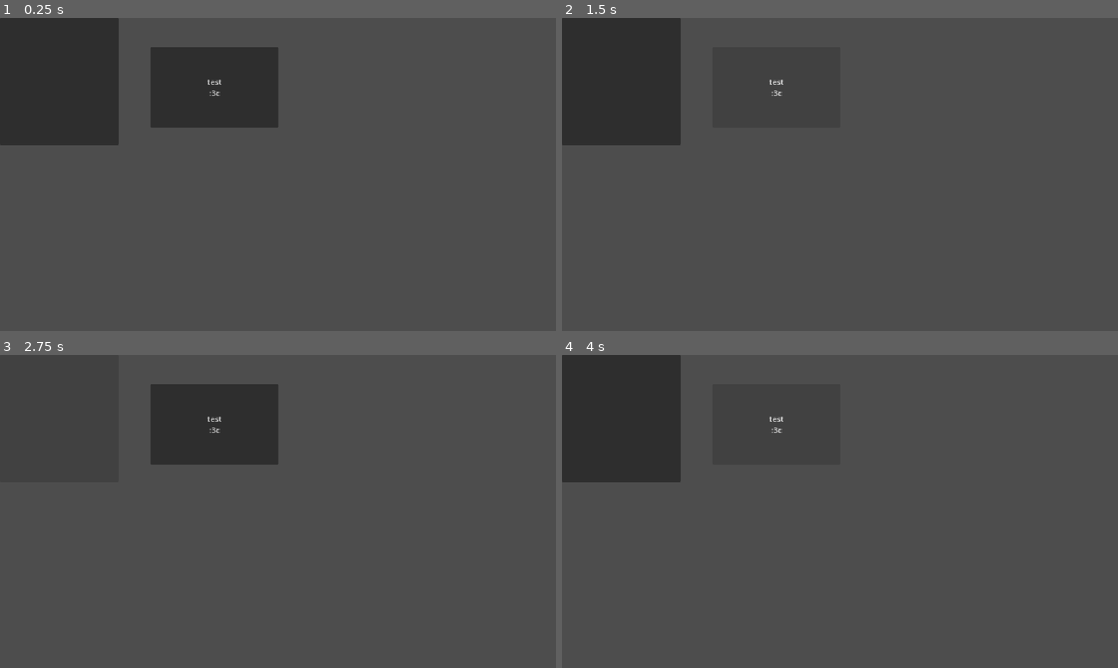
Above: before the commit, frames 1-4 (two rows, left to right).
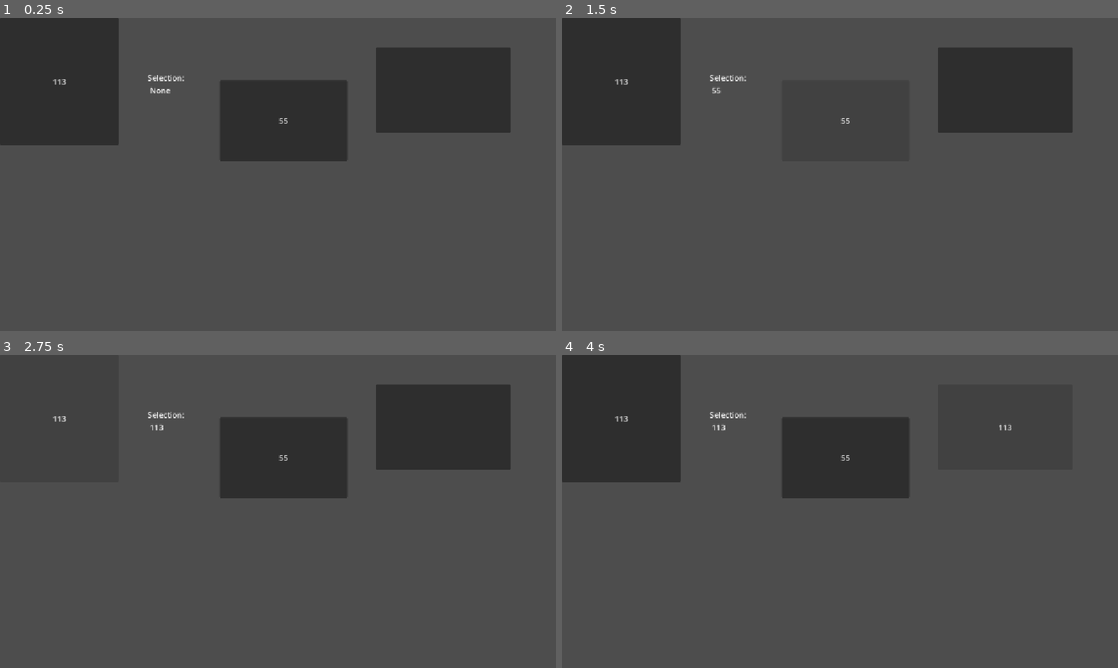
Above: after the commit, the same moments.

Repository: SurfyGalaxy/olio
Game: Godot game, scene res://main.tscn
Two runs of this game, one before a commit and one after it. Both use one fixed random seed, a clock stepped at 60 frames per second and the inputs below.
Inputs (mouse positions are in pixels of both pictures, inside the frame that each line leads up to):
- Up to frame 1 (0.25 s): no input
- Up to frame 2 (1.5 s): click (778, 86) at 0.5 s, where only the run before the commit has a clickable "test :3c"; click "test :3c" (after the commit: "55") at 1.25 s
- Up to frame 3 (2.75 s): click (61, 417) at 2 s
- Up to frame 4 (4 s): click (1006, 426) at 2.77 s; click "test :3c" (after the commit: "113") at 3.5 s

The runs differ from the first frame. In frame 1, 15% of the frame differs, in the area x 9-92%, y 9-46%; in frame 2, 6.7%; in frame 3, 15%; in frame 4, 4.5%.

Commit message:
add hold button logic

Diff:
--- a/button.gd
+++ b/button.gd
@@ -7,11 +7,14 @@
 
 
 # Called every frame. 'delta' is the elapsed time since the previous frame.
-func _process(delta: float) -> void:
-	pass
+func _process(_delta: float) -> void:
+	if len(get_parent().values) >= int(name):
+		disabled = false
+		text = str(get_parent().values[int(name) - 1])
+	else:
+		disabled = true
+		text = ""
 
 
 func _on_pressed() -> void:
-	print("press")
 	get_parent().target = name
-	print("press")
--- /dev/null
+++ b/hold_buttons.gd
@@ -0,0 +1,23 @@
+extends Button
+
+var value = ""
+
+# Called when the node enters the scene tree for the first time.
+func _ready() -> void:
+	pass # Replace with function body.
+
+
+# Called every frame. 'delta' is the elapsed time since the previous frame.
+func _process(_delta: float) -> void:
+	text = str(value)
+
+
+func _on_gui_input(event: InputEvent) -> void:
+	if event is InputEventMouseButton and event.pressed:
+		if event.button_index == MOUSE_BUTTON_LEFT:
+			if not value and $"../../Selection buttons".selected_value:
+				value = str($"../../Selection buttons".selected_value)
+			elif str(value):
+				$"../../Selection buttons".selected_value = int(value)
+		elif event.button_index == MOUSE_BUTTON_RIGHT:
+			value = ""
--- a/main.tscn
+++ b/main.tscn
@@ -2,26 +2,50 @@
 
 [ext_resource type="Script" uid="uid://kmwwysm3sqwa" path="res://selection_buttons.gd" id="1_ig7tw"]
 [ext_resource type="Script" uid="uid://b4oubfchae8u3" path="res://button.gd" id="2_0xm2m"]
+[ext_resource type="Script" uid="uid://b887liajawdbd" path="res://selection_display.gd" id="3_h2yge"]
+[ext_resource type="Script" uid="uid://c6ivjyychswy1" path="res://hold_buttons.gd" id="4_1bvp3"]
 
 [sub_resource type="Theme" id="Theme_gcccc"]
 
-[node name="Main" type="Node2D" unique_id=315304865]
+[node name="Node" type="Node" unique_id=245356760]
+
+[node name="Selection buttons" type="Node2D" parent="." unique_id=315304865]
 script = ExtResource("1_ig7tw")
 
-[node name="1" type="Button" parent="." unique_id=1671941215]
-offset_left = 312.0
-offset_top = 60.0
-offset_right = 577.0
-offset_bottom = 227.0
+[node name="1" type="Button" parent="Selection buttons" unique_id=1671941215]
+offset_left = 455.0
+offset_top = 129.0
+offset_right = 720.0
+offset_bottom = 296.0
 theme = SubResource("Theme_gcccc")
 text = "test
 :3c"
 script = ExtResource("2_0xm2m")
 
-[node name="2" type="Button" parent="." unique_id=27427628]
+[node name="2" type="Button" parent="Selection buttons" unique_id=27427628]
 offset_right = 246.0
 offset_bottom = 263.0
 script = ExtResource("2_0xm2m")
 
-[connection signal="pressed" from="1" to="1" method="_on_pressed"]
-[connection signal="pressed" from="2" to="2" method="_on_pressed"]
+[node name="selection display" type="Label" parent="Selection buttons" unique_id=1037266872]
+anchors_preset = -1
+anchor_right = 0.66300005
+anchor_bottom = 0.549
+offset_left = 306.0
+offset_top = 112.0
+offset_right = 307.0
+offset_bottom = 135.0
+script = ExtResource("3_h2yge")
+
+[node name="Holds" type="Node2D" parent="." unique_id=1015355122]
+
+[node name="1" type="Button" parent="Holds" unique_id=335104819]
+offset_left = 779.0
+offset_top = 61.0
+offset_right = 1058.0
+offset_bottom = 238.0
+script = ExtResource("4_1bvp3")
+
+[connection signal="pressed" from="Selection buttons/1" to="Selection buttons/1" method="_on_pressed"]
+[connection signal="pressed" from="Selection buttons/2" to="Selection buttons/2" method="_on_pressed"]
+[connection signal="gui_input" from="Holds/1" to="Holds/1" method="_on_gui_input"]
--- a/selection_buttons.gd
+++ b/selection_buttons.gd
@@ -1,12 +1,28 @@
 extends Node
 
 var target
+var values = {}
+var selected_value
 
 # Called when the node enters the scene tree for the first time.
 func _ready() -> void:
-	pass
+	values = generate(2)
+	print(values)
 
 
 # Called every frame. 'delta' is the elapsed time since the previous frame.
-func _process(delta: float) -> void:
-	print(target)
+func _process(_delta: float) -> void:
+	if target:
+		selected_value = values[int(target) - 1]
+		target = null
+
+func generate(count: int) -> Array:
+	var result = []
+	while count > 0:
+		result.append(RandomNumberGenerator.new().randi_range(-128, 127))
+		count -= 1
+	return result
+
+
+func _on__pressed() -> void:
+	pass # Replace with function body.
--- /dev/null
+++ b/selection_display.gd
@@ -0,0 +1,16 @@
+extends Label
+
+var selection
+
+# Called when the node enters the scene tree for the first time.
+func _ready() -> void:
+	pass # Replace with function body.
+
+
+# Called every frame. 'delta' is the elapsed time since the previous frame.
+func _process(delta: float) -> void:
+	selection = get_parent().selected_value
+	if selection:
+		text = "Selection: \n %d" % selection
+	else:
+		text = "Selection: \n None"
Not shown, added: hold_buttons.gd.uid
Not shown, added: selection_display.gd.uid
